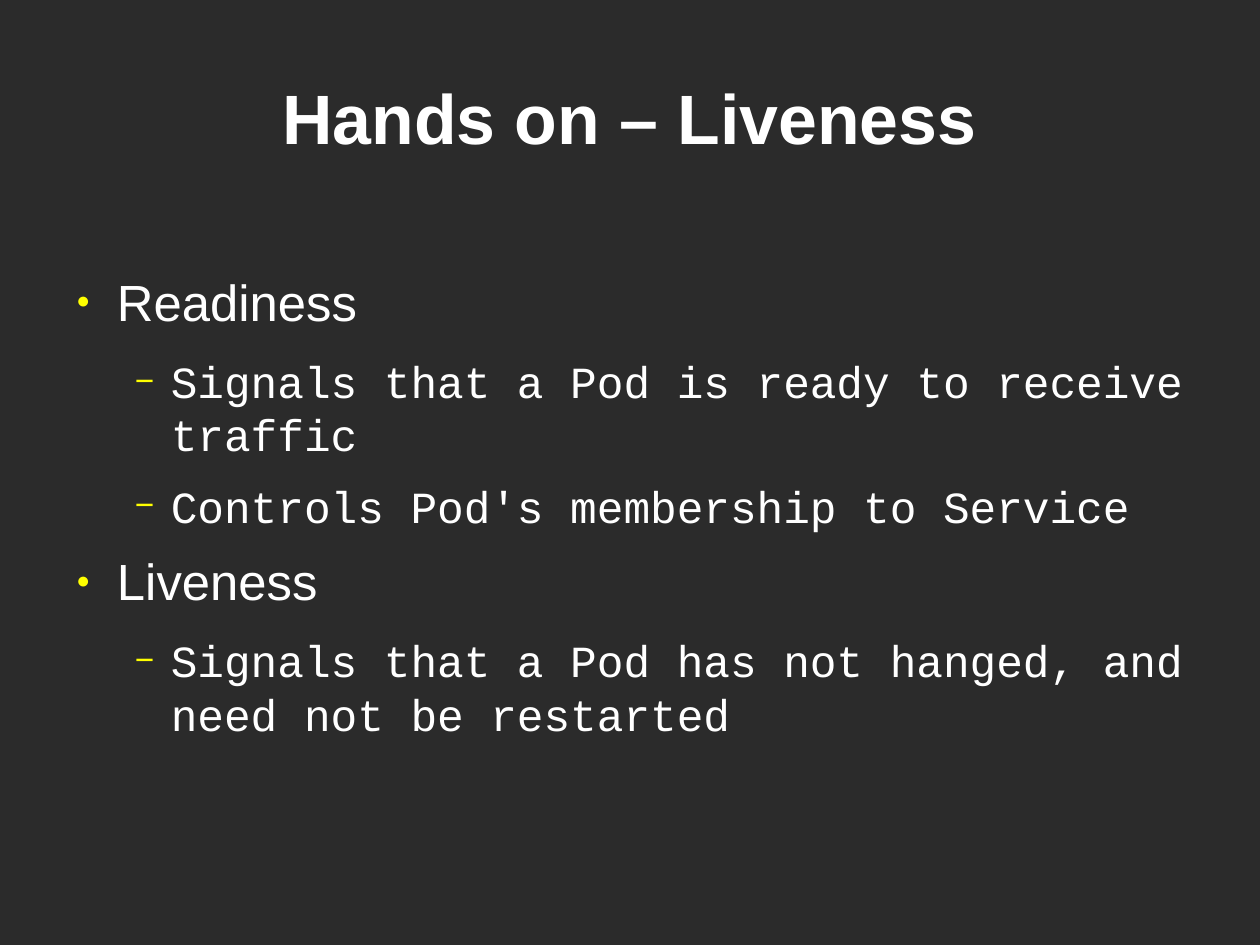
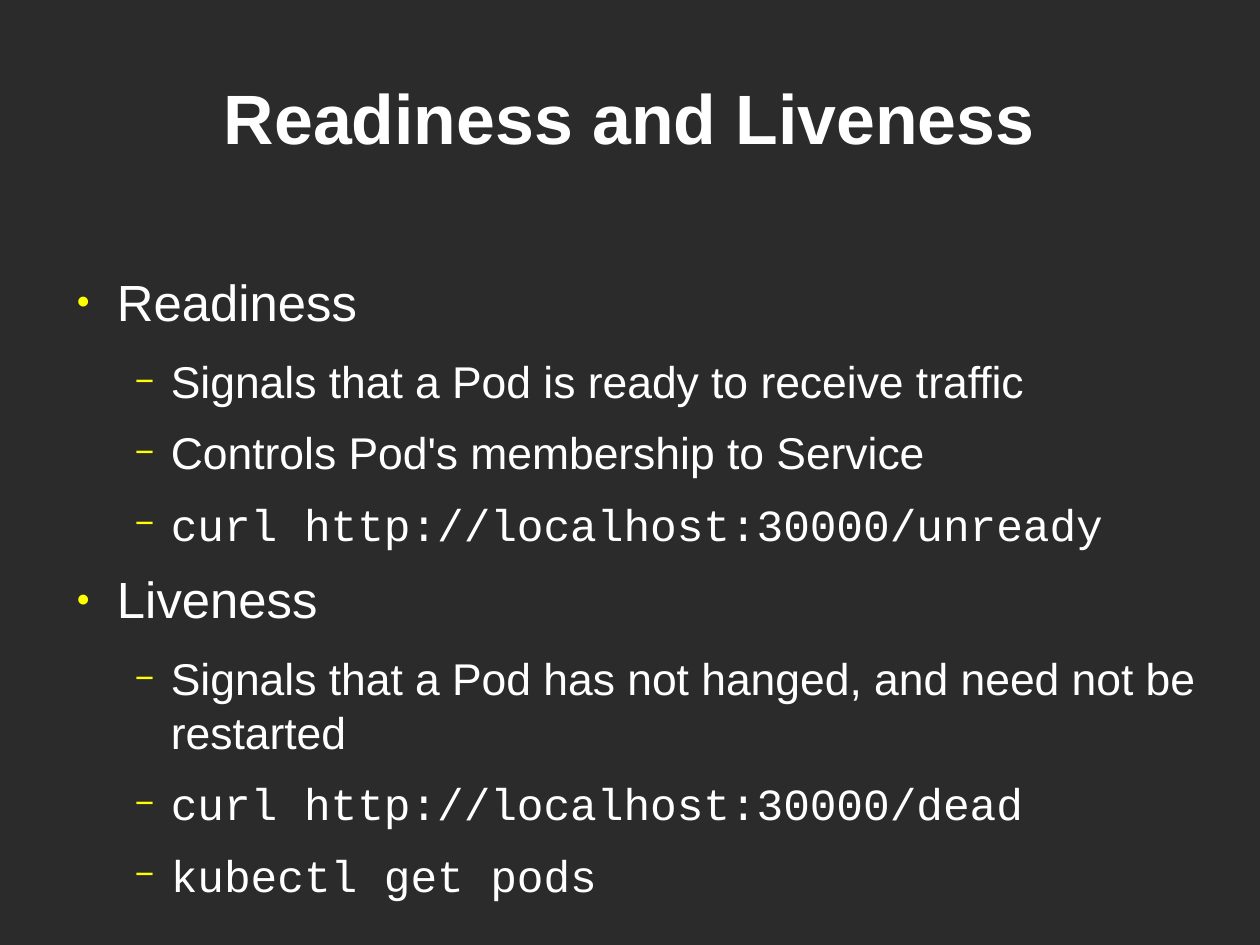
Before and after one commit to showmethehello/mit-k8s-talk, a slide deck: slide 13 of k8s.odp (slide 12 before the commit). Drawn at 1260x945 pixels with LibreOffice and Linux fonts; fonts in the diff are those of the drawing; background and template pictures are left out; a plain dark background stands for a picture behind light text. Boxes give left, top, right and bottom in pixels: in the first picture for what was removed or moved away, otherwise in the second. Text is boxed around its words. In the diff, an @@ line names an element or a change of style, - is before the commit and + after.

```diff
--- a/k8s.odp
+++ b/k8s.odp
@@ title at (x1=224, y1=93, x2=1035, y2=145): text changed @@
-Hands on – Liveness
+Readiness and Liveness
@@ text at (x1=171, y1=365, x2=1195, y2=750): font Courier New to Arial in "Signals that a Pod is ready to ...", "Controls Pod's membership to Service", "Signals that a Pod has not hanged, ..." @@
@@ text at (x1=171, y1=509, x2=1103, y2=551): paragraph added @@
+  − curl http://localhost:30000/unready
@@ text at (x1=171, y1=789, x2=1023, y2=830): paragraphs added @@
+  − curl http://localhost:30000/dead
+  − kubectl get pods
```
Also in this commit, not shown: 2 other slides changed, 1 slide added.
